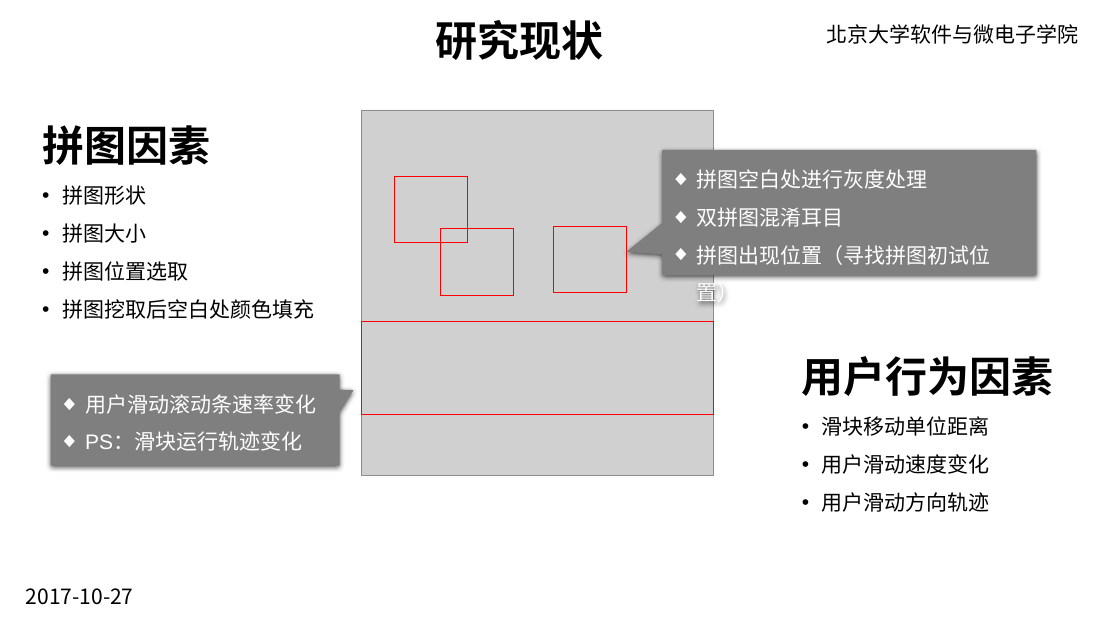
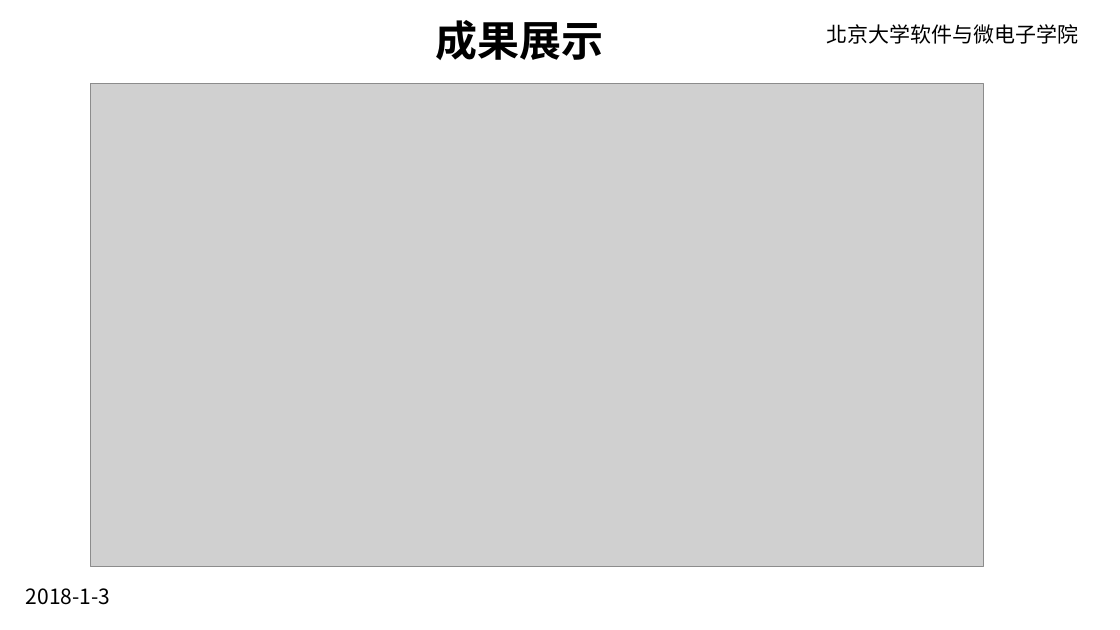
Before and after one commit to kebreathing/Slide-CPATCHA, a slide deck: slide 6 of ppt/Slide-CPATCHA-结题报告.pptx (slide 5 before the commit). Drawn at 1120x630 pixels with LibreOffice and Linux fonts; fonts in the diff are those of the drawing; grey boxes stand for pictures; background and template pictures are left out. Boxes give left, top, right and bottom in pixels: in the first picture for what was removed or moved away, otherwise in the second. Text is boxed around its words. In the diff, an @@ line names an element or a change of style, - is before the commit and + after.

```diff
--- a/ppt/Slide-CPATCHA-结题报告.pptx
+++ b/ppt/Slide-CPATCHA-结题报告.pptx
@@ text at [436,20,604,60]: text changed @@
-研究现状
+成果展示
@@ picture added at [91,83,984,566] @@
@@ text removed at [42,125,314,319] @@
-拼图因素
-• 拼图形状
-• 拼图大小
-• 拼图位置选取
-• 拼图挖取后空白处颜色填充
@@ speech box removed at [662,150,1036,275] @@
-◆ 拼图空白处进行灰度处理
-◆ 双拼图混淆耳目
-◆ 拼图出现位置（寻找拼图初试位置）
@@ group removed at [361,110,712,476]: 4 rectangles, 1 picture @@
@@ text removed at [802,356,1054,512] @@
-用户行为因素
-• 滑块移动单位距离
-• 用户滑动速度变化
-• 用户滑动方向轨迹
@@ speech box removed at [50,375,339,466] @@
-◆ 用户滑动滚动条速率变化
-◆ PS：滑块运行轨迹变化
@@ text removed at [26,588,134,605] @@
-2017-10-27
@@ text added at [26,588,110,605], 18 pt, text #000000 @@
+2018-1-3
```
Also in this commit, not shown: 3 other slides changed, 6 slides added, 11 slides removed, 1 other file.
